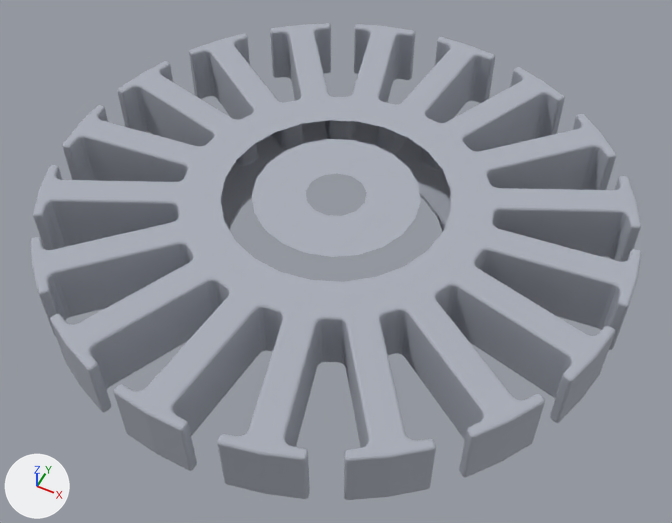
What one commit did to the OBJ model resources/meshes/solo_upper_leg/solo_upper_leg_6.obj.
Rendered twice from a 50 mm lens placed at (0.0196, 0.007, 0.0545), pointed at (0.001, 0.0443, 0.0079). Every picture has the same lights, and +X, +Y and +Z are marked at lower left. Where no turn or scale is listed for an object, it has been applied to the vertices.

The first picture shows 'solo_upper_leg_6'.
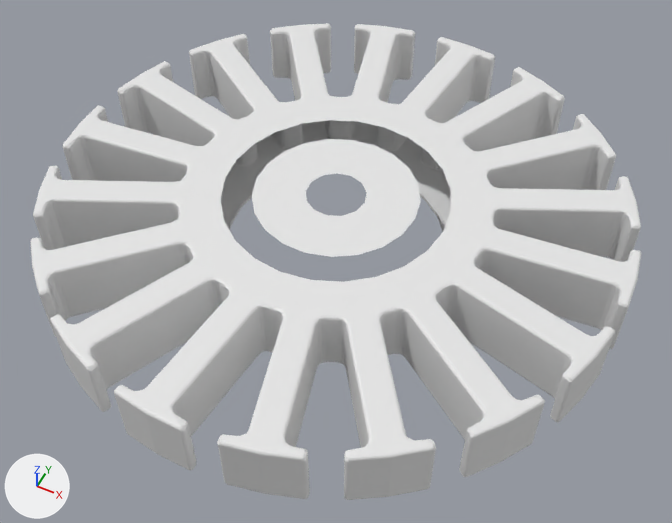
Location of each change, [x1, y1, x2, y2] in pixels of the pictures (672 x 523 px):
'solo_upper_leg_6', reshaped
    before: [30, 23, 642, 500]
    after: [30, 23, 641, 500]
part 1 of me_solo_upper_leg_6, cut back
    before: [30, 23, 642, 500]
    after: [30, 24, 641, 475]
part 2 of me_solo_upper_leg_6, cut back
    before: [171, 93, 501, 364]
    after: [171, 93, 501, 368]
part 3 of me_solo_upper_leg_6, recoloured (grey to white)
    both: [31, 23, 641, 500]

The edits, one by one:
me_solo_upper_leg_6 is used by ob_solo_upper_leg_6; location (0.0, 0.0, 0.0).
me_solo_upper_leg_6 had 6221 vertices, 12360 faces and spanned x -0.0195..0.0195, y 0.0267..0.0657, z 0.0076..0.0121.
me_solo_upper_leg_6 now has 3131 vertices, 6180 faces and spans x -0.0195..0.0195, y 0.0267..0.0657, z 0.0076..0.0121.
me_solo_upper_leg_6 part 1: 74 vertices moved within x -0.0192..0.0194, y 0.0271..0.0651, z 0.0076..0.0121; 2935 vertices removed from x -0.0195..0.0195, y 0.0267..0.0657, z 0.0076..0.0121; 259 vertices added at x -0.0194..0.0194, y 0.027..0.0656, z 0.0076..0.0121.
me_solo_upper_leg_6 part 2: 32 vertices moved from x -0.0102..0.0099, y 0.0362..0.0565, z 0.0076..0.0121 to x -0.0101..0.0099, y 0.0362..0.0565, z 0.0076..0.0121; 570 vertices removed from x -0.0105..0.0105, y 0.0357..0.0567, z 0.0076..0.0121; 156 vertices added at x -0.0103..0.0104, y 0.0359..0.0565, z 0.0076..0.0121.
me_solo_upper_leg_6 part 3: 2383 faces spanning x -0.0195..0.0195, y 0.0267..0.0657, z 0.0076..0.0121 switch from mat_material_0 (grey #aaafb9) to no material.
